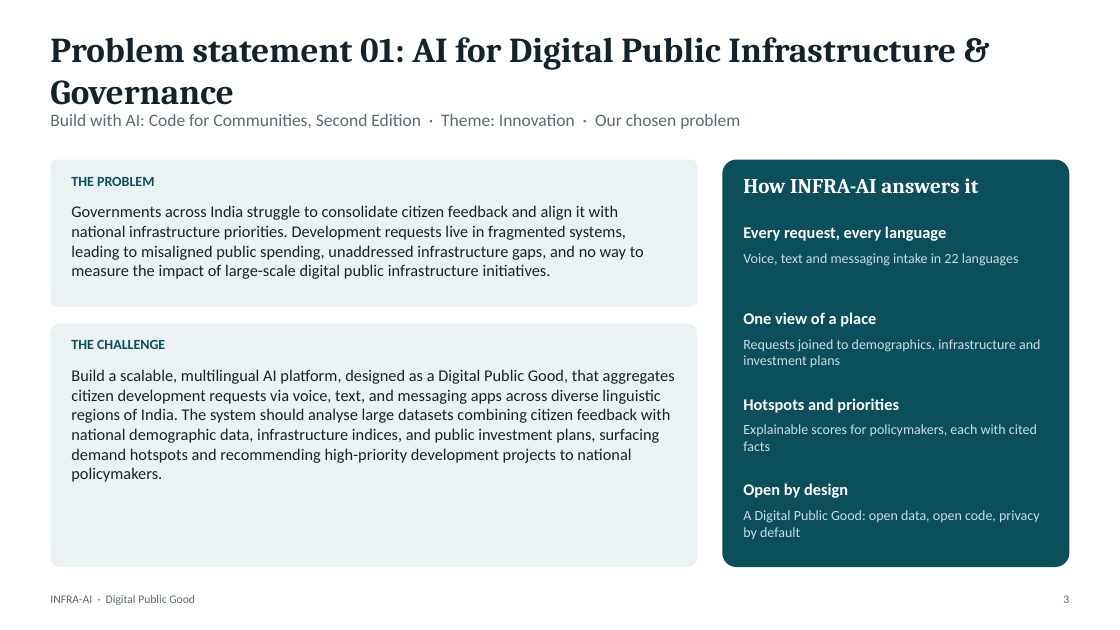
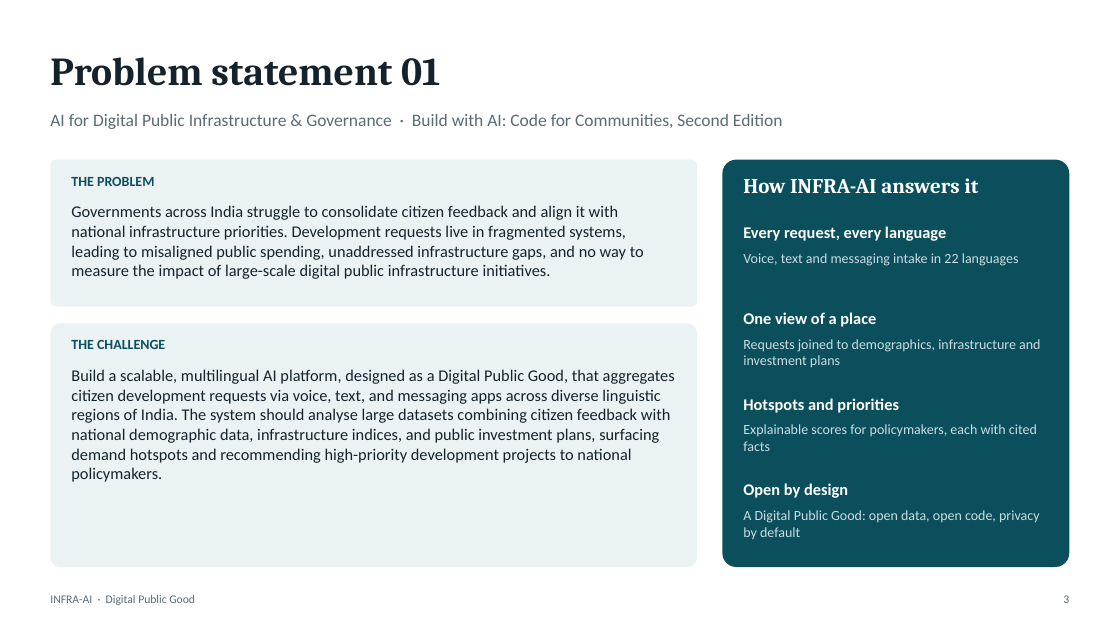
Before and after one commit to Punya23/INFRASTRUCTURE_AI, a slide deck: slide 3 of docs/INFRA-AI-pitch.pptx. Drawn at 1120x630 pixels with LibreOffice and Linux fonts; fonts in the diff are those of the drawing. Boxes give left, top, right and bottom in pixels: in the first picture for what was removed or moved away, otherwise in the second. Text is boxed around its words. In the diff, an @@ line names an element or a change of style, - is before the commit and + after.

```diff
--- a/docs/INFRA-AI-pitch.pptx
+++ b/docs/INFRA-AI-pitch.pptx
@@ text at (50, 57, 440, 86): text changed; size 30 to 34 pt @@
-Problem statement 01: AI for Digital Public Infrastructure & Governance
+Problem statement 01
@@ text at (50, 114, 783, 129): text changed @@
-Build with AI: Code for Communities, Second Edition · Theme: Innovation · Our chosen problem
+AI for Digital Public Infrastructure & Governance · Build with AI: Code for Communities, Second Edition
```
Also in this commit, not shown: 1 other slide changed, 1 other file.
